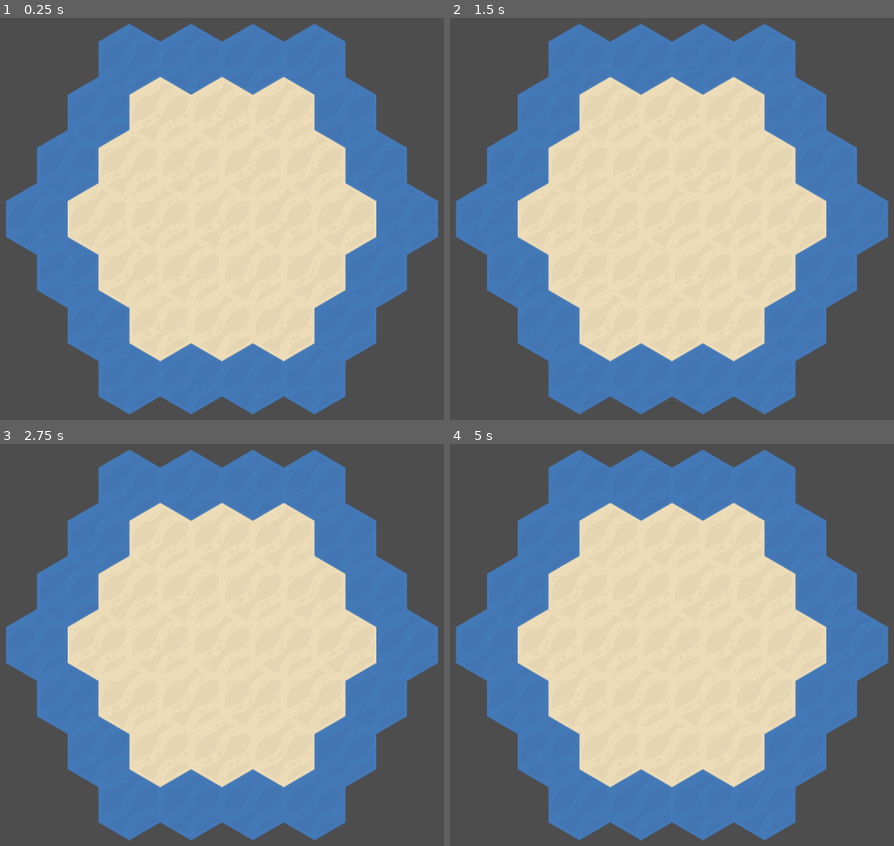
Above: before the commit, frames 1-4 (two rows, left to right).
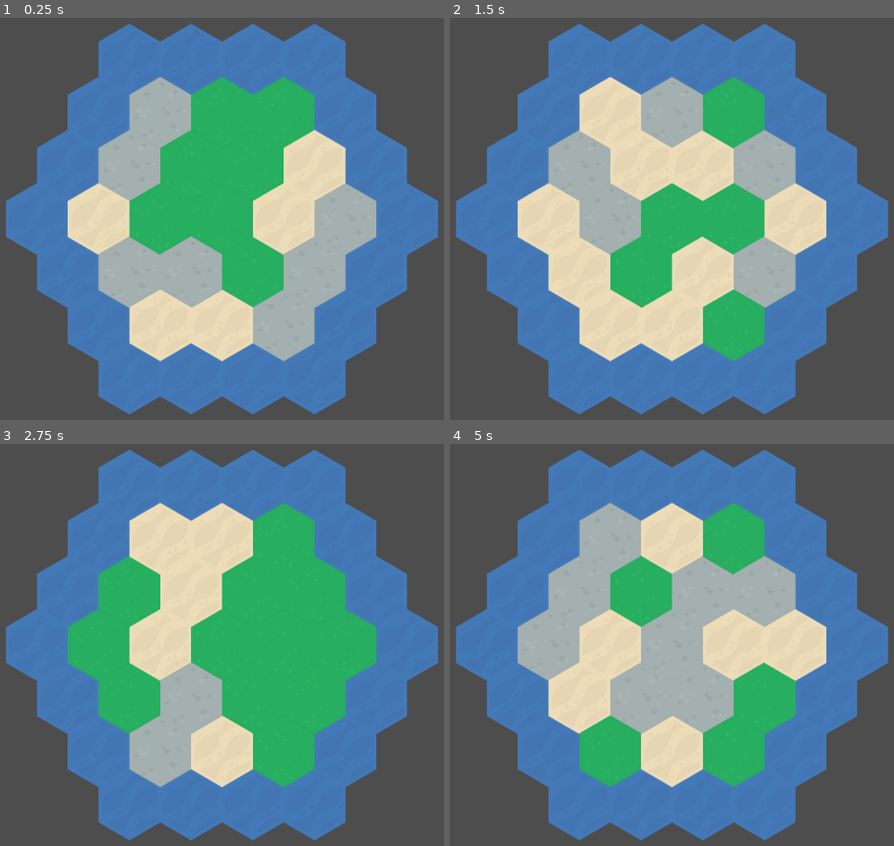
Above: after the commit, the same moments.

Repository: this-is-envy/settlers
Game: Godot game, scene res://Scratch/MapGen/Game.tscn
The game is run twice, just before and just after one commit, with the same random seed, the same clock (stepped at 60 frames per second) and the same inputs. The project has no main scene, so this scene is started directly.
Inputs (mouse positions are in pixels of both pictures, inside the frame that each line leads up to):
- Up to frame 1 (0.25 s): no input
- Up to frame 2 (1.5 s): tap Enter (ui_accept) at 0.5, 1.35 s; move the mouse to (836, 198) at 0.52 s; hold Right (ui_right) 0.53-1.28 s; hold Enter (ui_accept) 0.53-1.28 s; click (836, 198) at 0.67 s; move the mouse to (525, 239) at 1.27 s; hold Down (ui_down) from 1.28 s (still down)
- Up to frame 3 (2.75 s): tap Enter (ui_accept) at 1.52, 1.82 s; move the mouse to (297, 552) at 2.02 s; release Down (ui_down) at 2.03 s; hold Right (ui_right) from 2.03 s (still down); hold Enter (ui_accept) from 2.03 s (still down)
- Up to frame 4 (5 s): move the mouse to (636, 729) at 2.77 s; release Right (ui_right) at 2.78 s; release Enter (ui_accept) at 2.78 s; hold Up (ui_up) 2.78-3.53 s; tap Enter (ui_accept) at 2.85, 3.02, 3.32, 4.35, 4.52, 4.82 s; click (636, 729) at 2.92 s; move the mouse to (outside the picture) at 3.52 s; hold Enter (ui_accept) 3.53-4.28 s; hold Left (ui_left) from 3.53 s (still down); move the mouse to (outside the picture) at 4.27 s

The runs differ from the first frame. In frame 1, 26% of the frame differs, in the area x 22-85%, y 14-86%; in frame 2, 19%; in frame 3, 26%, in the area x 15-85%, y 14-86%; in frame 4, 24%.
Error before the commit: Trying to return an array of type "Array" where expected return type is "Array[Hex]". (res://Scratch/MapGen/Data/GameBoard.gd:20)

Commit message:
functional map generation from a level template

Diff:
--- a/Scratch/MapGen/Data/Enums.gd
+++ b/Scratch/MapGen/Data/Enums.gd
@@ -3,6 +3,9 @@
 class_name Enums
 
 enum Terrain {
+  # by convention the allocation tile is 0 so we can trivially avoid
+  # it during generation
+  ALLOCATE,
   DESERT,
   GRASS,
   CONCRETE,
@@ -16,4 +19,6 @@
       return 'GRASS'
     Terrain.CONCRETE:
       return 'CONCRETE'
+    Terrain.ALLOCATE:
+      return 'ALLOCATE'
   return 'UNKNOWN'
--- a/Scratch/MapGen/Data/GameBoard.gd
+++ b/Scratch/MapGen/Data/GameBoard.gd
@@ -4,17 +4,25 @@
 
 var __tiles: Dictionary = {}
 
-static func new_with_tiles(tiles: Array[Hex]) -> GameBoard:
+var __rng
+
+func _init() -> void:
+  __rng = RandomNumberGenerator.new()
+
+static func new_with_tiles(hex_arry: Array[Hex]) -> GameBoard:
   var gb := GameBoard.new()
-  for hex in tiles:
+  for hex in hex_arry:
     gb.__tiles[hex.coords._to_string()] = hex
   return gb
 
 func init_for_play() -> void:
   var values: Array = Enums.Terrain.values()
+  var value_sz := values.size() - 1
   for k in __tiles.keys():
-    __tiles[k].terrain = randi() % values.size()
-    print(__tiles[k])
+    if __tiles[k].terrain == Enums.Terrain.ALLOCATE:
+      __tiles[k].terrain = __rng.randi_range(1, value_sz)
 
 func tiles() -> Array[Hex]:
-  return __tiles.values()
+  var a: Array[Hex] = []
+  a.assign(__tiles.values())
+  return a
--- a/Scratch/MapGen/Data/Utils.gd
+++ b/Scratch/MapGen/Data/Utils.gd
@@ -3,12 +3,14 @@
 class_name Utils
 
 const TERRAIN_TO_ATLAS = {
+  Enums.Terrain.ALLOCATE: Vector2(2, 9),
   Enums.Terrain.DESERT: Vector2(2, 3),
   Enums.Terrain.GRASS: Vector2(5, 1),
   Enums.Terrain.CONCRETE: Vector2(0, 12),
 }
 
 const ATLAS_TO_TERRAIN = {
+  "2,9": Enums.Terrain.ALLOCATE,
   "2,3": Enums.Terrain.DESERT,
   "5,1": Enums.Terrain.GRASS,
   "0,12": Enums.Terrain.CONCRETE,
--- a/Scratch/MapGen/Game.gd
+++ b/Scratch/MapGen/Game.gd
@@ -6,15 +6,29 @@
 var board: GameBoard
 
 func _ready() -> void:
+	__reset()
+	__generate_board()
+
+# 1. removes previous level
+# 2. unsets the gameboard state associated with it
+# 3. instantiates + adds a new level template
+func __reset() -> void:
+	if __level != null:
+		remove_child(__level)
+		__level.queue_free()
+		board = null
+
 	__level = level_template.instantiate()
 	add_child(__level)
 
-func _unhandled_input(event: InputEvent) -> void:
-	if !event.is_action_pressed('ui_accept'):
-		return
-
+func __generate_board() -> void:
 	if board == null:
 			board = __level.generate_board()
 
 	board.init_for_play()
 	__level.reify(board)
+
+func _unhandled_input(event: InputEvent) -> void:
+	if event.is_action_pressed('ui_accept'):
+		__reset()
+		__generate_board()
--- a/Scratch/MapGen/LevelTemplate.tscn
+++ b/Scratch/MapGen/LevelTemplate.tscn
@@ -112,4 +112,4 @@
 format = 2
 layer_0/modulate = Color(0.289063, 0.55011, 1, 1)
 layer_0/tile_data = PackedInt32Array(-131074, 131072, 3, -131073, 131072, 3, -196608, 131072, 3, -196607, 131072, 3, -1 …(253 unchanged characters)…
-layer_1/tile_data = PackedInt32Array(0, 131072, 3, -65536, 131072, 3, 1, 131072, 3, -131071, 131072, 3, -65535, 131072, 3, 2, 131072, 3, 65536, 131072, 3, 65537, 131072, 3, 131073, 131072, 3, 131071, 131072, 3, 131072, 131072, 3, 65535, 131072, 3, -131072, 131072, 3, -1, 131072, 3, -65537, 131072, 3, -2, 131072, 3, 65534, 131072, 3, 131070, 131072, 3, 196607, 131072, 3)
+layer_1/tile_data = PackedInt32Array(0, 131072, 9, -65536, 131072, 9, 1, 131072, 9, -131071, 131072, 9, -65535, 131072, 9, 2, 131072, 9, 65536, 131072, 9, 65537, 131072, 9, 131073, 131072, 9, 131071, 131072, 9, 131072, 131072, 9, 65535, 131072, 9, -131072, 131072, 9, -1, 131072, 9, -65537, 131072, 9, -2, 131072, 9, 65534, 131072, 9, 131070, 131072, 9, 196607, 131072, 9)
Not shown, removed: Scratch/MapGen/Data/README.md
Not shown, added: Scratch/MapGen/README.md
